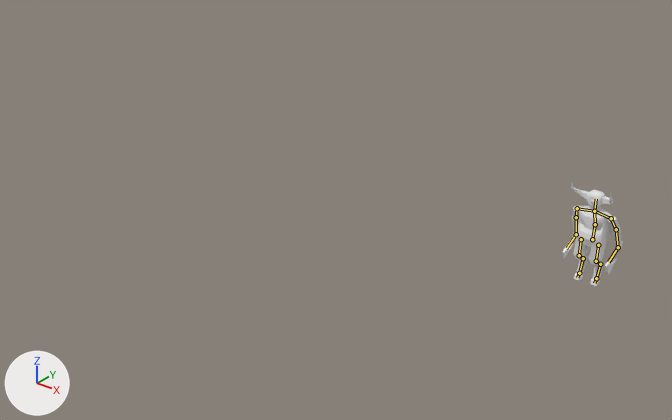
Before and after pictures for a commit that changed the Blender file Torch/Assets/Resources/Objects/Minotaur/minotaur.blend.
Both versions are drawn from a 50 mm camera at (8.45, -5.9, 11.5) aimed at (-1.85, 6.98, 3.51). Every picture has the same lights, and +X, +Y and +Z are marked at lower left. Both versions are drawn at frame 1 of the action 'Appear'; the numbers are the values there. The bones that bend it are drawn over the model as lines.

In view in the first picture: 'MinoTaur'.
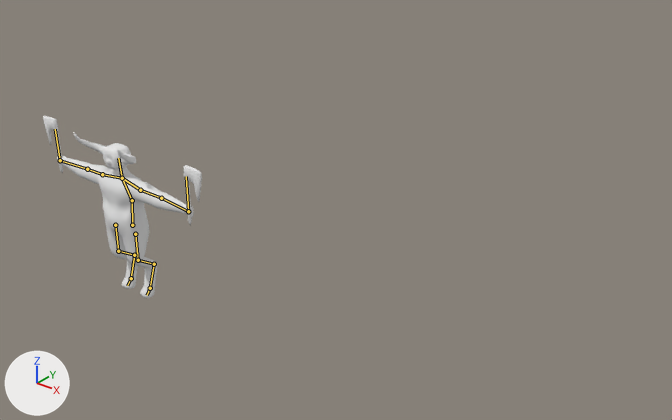
Pixel boxes [x1, y1, x2, y2] of what changed, in the pictures (672 x 420 px):
'MinoTaur', posed (154% wider, 76% taller): before [562, 183, 624, 286]; after [43, 116, 202, 298]
bone 'LowerSpline', root to tip: before (592, 239) to (595, 224); after (132, 225) to (132, 200)
bone 'UpperArm.L', root to tip: before (611, 218) to (616, 229); after (140, 190) to (161, 198)
bone 'LowerArm.L', root to tip: before (616, 229) to (618, 247); after (161, 198) to (188, 211)
bone 'UpperArm.R', root to tip: before (577, 208) to (576, 217); after (102, 174) to (87, 169)
bone 'LowerArm.R', root to tip: before (576, 217) to (576, 234); after (87, 169) to (60, 160)

The edits, one by one:
Object 'Armature' (bone_rig_object) moves from (0.0, 0.0, 1.249) to (0.0, 0.0, 0.955).
Object 'Armature' (bone_rig_object) is rescaled from (1.0, 1.0, 1.0) to (0.75, 0.75, 0.75).
Bone 'LowerSpline' (bone_lowerspline) moves from (0.0, 0.0, -15.534) to (0.0, 7.116, -0.056).
Bone 'UpperArm.L' (bone_upperarm_l) turns from (-124, 16, -99) to (0, 0, 0) degrees about its own x, y and z.
Bone 'LowerArm.L' (bone_lowerarm_l) turns from (6, 0, 0) to (0, 0, 0) degrees about its own x, y and z.
Bone 'UpperArm.R' (bone_upperarm_r) turns from (-124, -16, 99) to (0, 0, 0) degrees about its own x, y and z.
Bone 'LowerArm.R' (bone_lowerarm_r) turns from (6, 0, 0) to (0, 0, 0) degrees about its own x, y and z.
